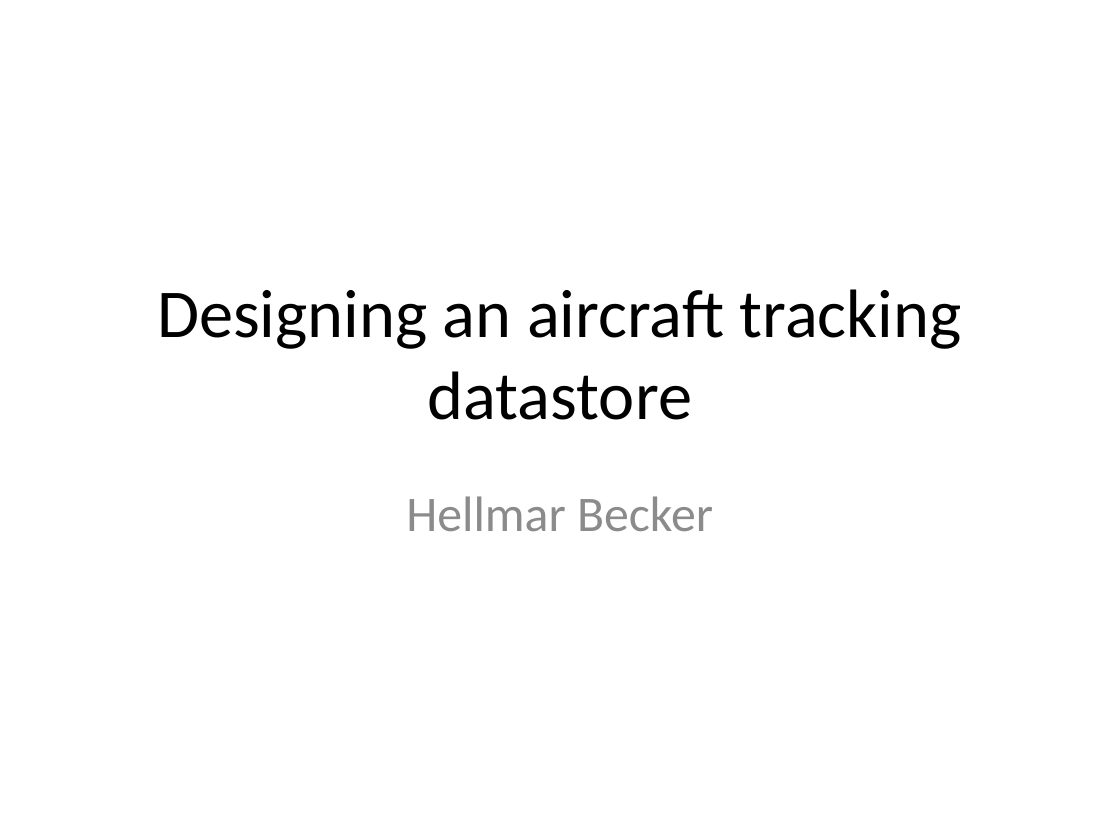
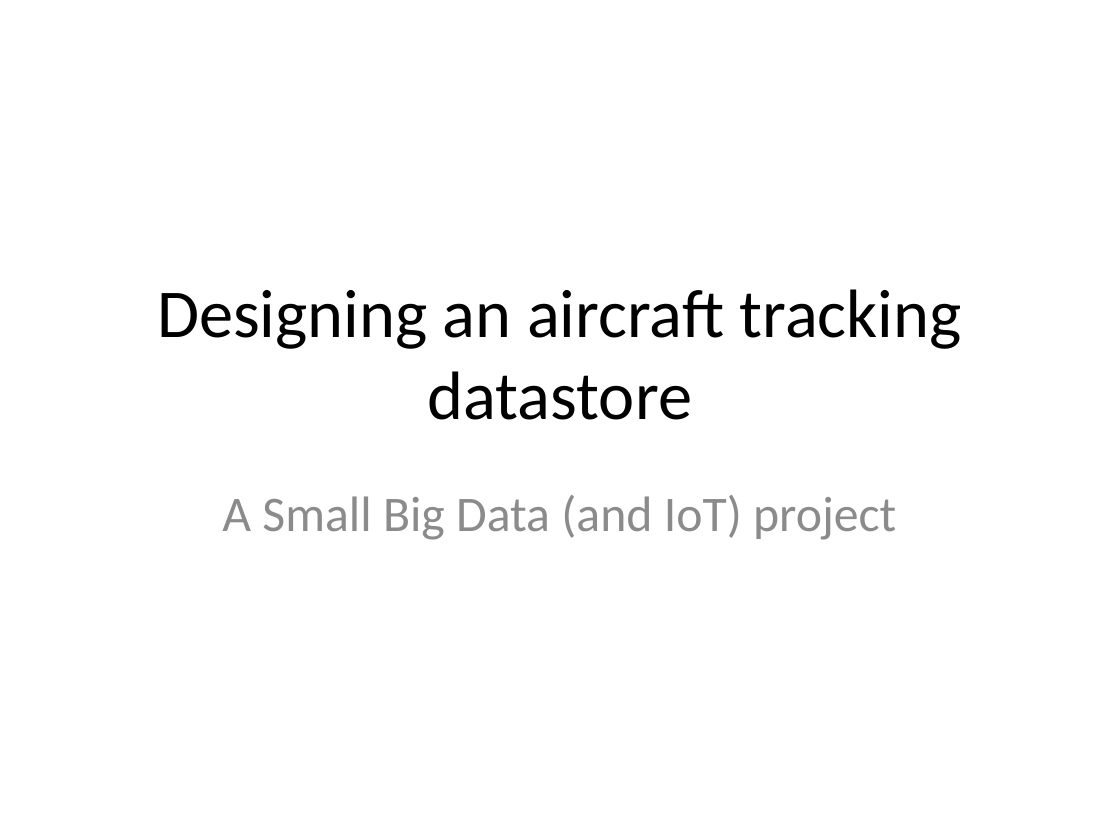
Before and after one commit to hellmarbecker/plt-airt-2000, a slide deck: slide 1 of Presentation/Designing an aircraft tracking datastore.pptx. Drawn at 1120x840 pixels with LibreOffice and Linux fonts; fonts in the diff are those of the drawing. Boxes give left, top, right and bottom in pixels: in the first picture for what was removed or moved away, otherwise in the second. Text is boxed around its words. In the diff, an @@ line names an element or a change of style, - is before the commit and + after.

```diff
--- a/Presentation/Designing an aircraft tracking datastore.pptx
+++ b/Presentation/Designing an aircraft tracking datastore.pptx
@@ subtitle at (222, 495, 896, 540): text changed @@
-Hellmar Becker
+A Small Big Data (and IoT) project
```
Also in this commit, not shown: 1 other slide changed, 4 slides added, 4 other files.
